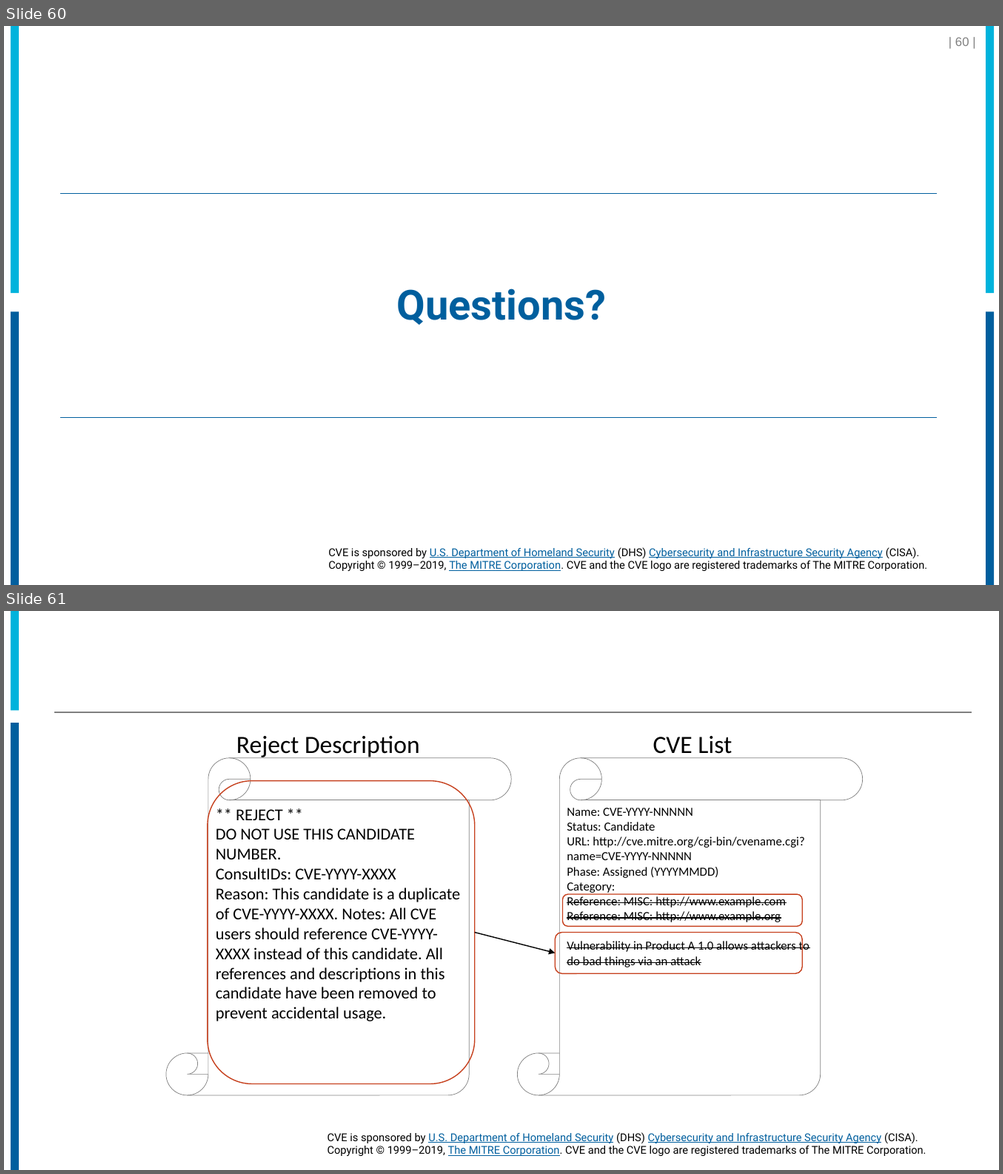
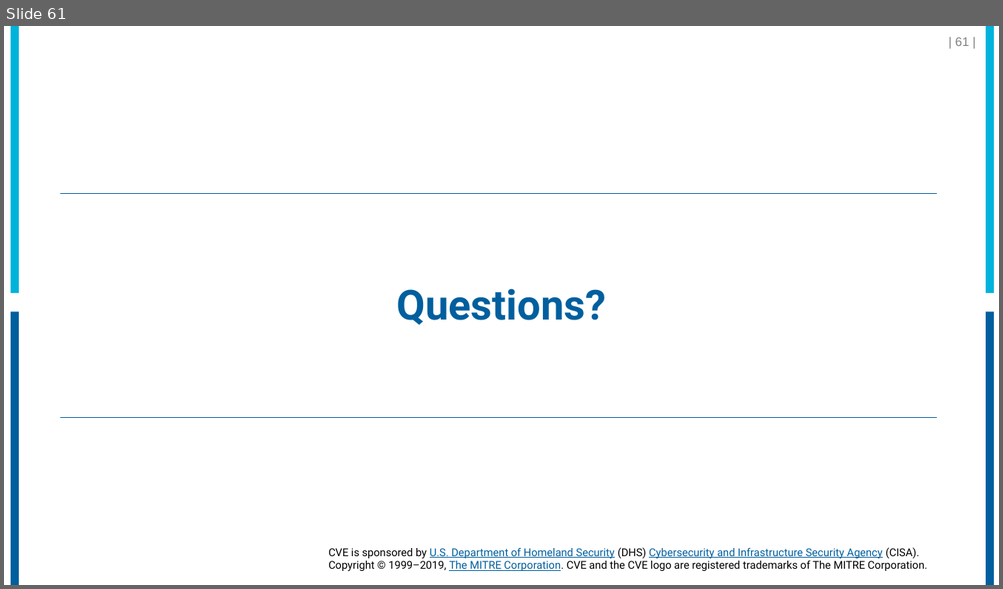
Before and after one commit to CVEProject/cveproject.github.io, a slide deck: docs/cna/CNA_Processes.pptx. Shown one above the other, each under a label of ours: slides 60 and 61 before the commit, slide 61 after it. The pictures are 1003x1174 and 1003x589 pixels, drawn with LibreOffice and Linux fonts; fonts in the diff are those of the drawing; background and template pictures are left out. Boxes give left, top, right and bottom in pixels: in the first picture for what was removed or moved away, otherwise in the second. Text is boxed around its words. In the diff, an @@ line names an element or a change of style, - is before the commit and + after.

```diff
--- a/docs/cna/CNA_Processes.pptx
+++ b/docs/cna/CNA_Processes.pptx
@@ slide 61 removed at box(4, 611, 999, 1170), background #FFFFFF @@
@@ rectangle removed at box(11, 611, 19, 710) @@
@@ line removed from (54, 712) to (971, 712) @@
@@ rectangle removed at box(11, 723, 19, 1170) @@
@@ text removed at box(236, 735, 420, 758) @@
-Reject Description
@@ text removed at box(653, 736, 731, 758) @@
-CVE List
@@ vertical scroll removed at box(166, 758, 512, 1096) @@
-** REJECT **
-DO NOT USE THIS CANDIDATE NUMBER.
-ConsultIDs: CVE-YYYY-XXXX
-Reason: This candidate is a duplicate of CVE-YYYY-XXXX. Notes: All CVE users should reference CVE-YYYY-XXXX instead of this candidate. All references and descriptions in this candidate have been removed to prevent accidental usage.
@@ vertical scroll removed at box(518, 758, 862, 1096) @@
-Name: CVE-YYYY-NNNNN
-Status: Candidate
-URL: http://cve.mitre.org/cgi-bin/cvename.cgi?name=CVE-YYYY-NNNNN
-Phase: Assigned (YYYYMMDD)
-Category:
-Reference: MISC: http://www.example.com
-Reference: MISC: http://www.example.org
-Vulnerability in Product A 1.0 allows attackers to do bad things via an attack
@@ rounded rectangle removed at box(208, 781, 475, 1085) @@
@@ rounded rectangle removed at box(562, 894, 802, 926) @@
@@ arrow removed from (475, 933) to (555, 954) @@
@@ rounded rectangle removed at box(555, 933, 802, 974) @@
@@ text removed at box(327, 1133, 925, 1156) @@
-CVE is sponsored by U.S. Department of Homeland Security (DHS) Cybersecurity and Infrastructure Security Agency (CISA). Copyright © 1999–2019, The MITRE Corporation. CVE and the CVE logo are registered trademarks of The MITRE Corporation.
@@ what was slide 60 is now slide 61 @@
@@ page number at box(955, 37, 969, 46): text changed @@
-| 60 |
+| 61 |
```
Also in this commit, not shown: 17 slides changed, 2 slides added, 1 other slide removed.
